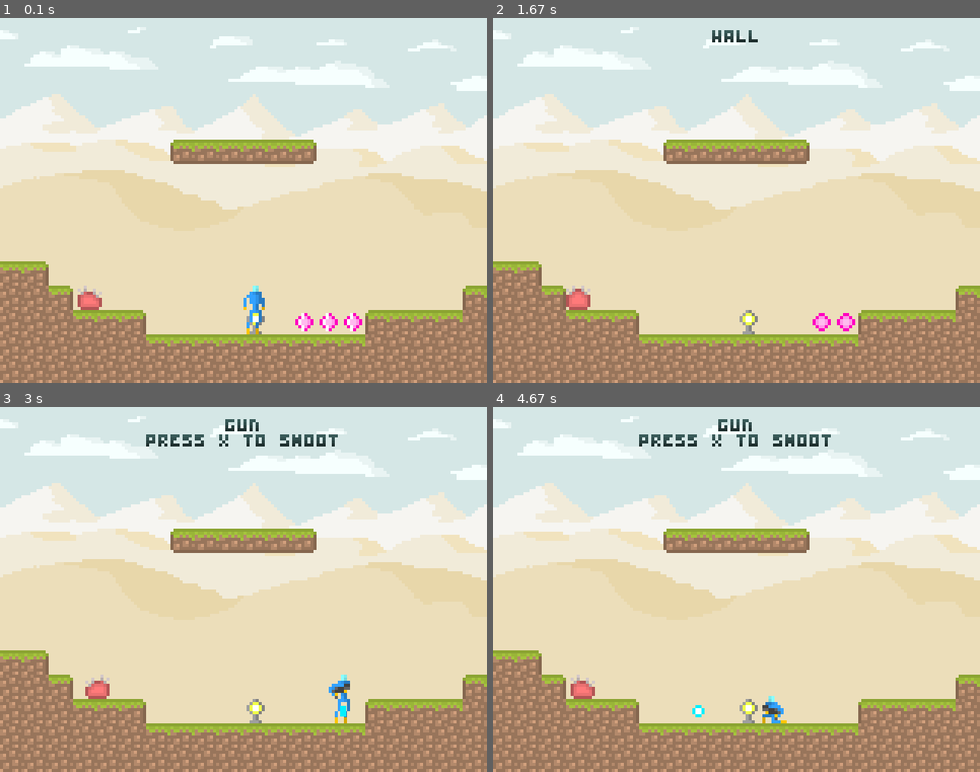
Above: before the commit, frames 1-4 (two rows, left to right).
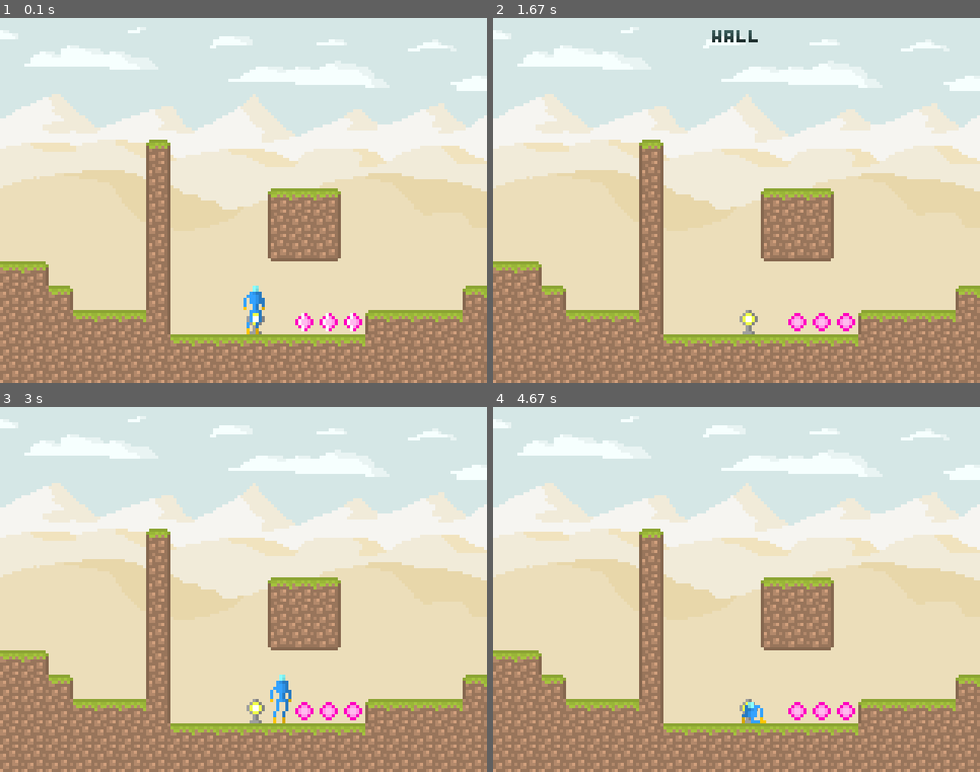
Above: after the commit, the same moments.

Repository: Panurb/explo
Game: pygame game, started from main.py
The game is run twice, just before and just after one commit, with the same random seed, the same clock (stepped at 60 frames per second) and the same inputs.
Inputs (mouse positions are in pixels of both pictures, inside the frame that each line leads up to):
- Up to frame 1 (0.1 s): no input
- Up to frame 2 (1.67 s): hold A 0.33-0.8 s; hold Right 0.33-0.8 s; move the mouse to (717, 215) at 0.37 s; hold A 0.83-1.3 s; hold Right 0.83-1.3 s; move the mouse to (892, 189) at 0.87 s; tap Space at 0.9, 1.2, 1.4 s; hold Right from 1.33 s (still down); hold D from 1.33 s (still down); move the mouse to (619, 204) at 1.37 s
- Up to frame 3 (3 s): tap Space at 1.7, 1.9, 2.23, 2.53, 2.73 s; release Right at 1.8 s; release D at 1.8 s; hold Up 1.83-2.13 s; move the mouse to (92, 534) at 1.87 s; hold Right 2.17-2.63 s; hold D 2.17-2.63 s; move the mouse to (316, 461) at 2.2 s; hold Down 2.67-2.97 s; hold S 2.67-2.97 s; move the mouse to (301, 622) at 2.7 s
- Up to frame 4 (4.67 s): hold Left 3-3.4 s; hold A 3-3.4 s; move the mouse to (746, 465) at 3.03 s; tap Space at 3.07, 3.37, 3.5, 3.9, 4.2, 4.57 s; hold Up 3.43-3.8 s; move the mouse to (561, 578) at 3.47 s; tap Left at 3.58 s; hold Right 3.83-4.47 s; hold D 3.83-4.47 s; move the mouse to (921, 728) at 3.87 s; hold Down from 4.5 s (still down); hold S from 4.5 s (still down); move the mouse to (863, 556) at 4.53 s

The runs differ from the first frame. In frame 1, 8.0% of the frame differs, in the area x 15-70%, y 33-90%; in frame 2, 8.1%; in frame 3, 9.6%, in the area x 17-75%, y 3-90%; in frame 4, 9.5%.

Commit message:
Wall jumping

Diff:
--- a/data/lvl/level.txt
+++ b/data/lvl/level.txt
@@ -38,14 +38,14 @@
 --------------------
 --------------------
 --------------------
--------GGGGGG-------
---------------------
---------------------
---------------------
---------------------
-GG------------------
-GGGc---------------G
-GGGGGG----C-204GGGGG
+------G-------------
+------G-------------
+------G----GGG------
+------G----GGG------
+------G----GGG------
+GG----G-------------
+GGG---G------------G
+GGGGGGG---C-204GGGGG
 GGGGGGGGGGGGGGGGGGGG
 GGGGGGGGGGGGGGGGGGGG
 
@@ -83,38 +83,38 @@
 GGGGGGGGGGGGGGGGGGGG
 GGGGGGGGGGGGGGGGGGGG
 
-(2, -2, sky)
---------------------
---------------------
---------------------
---------------------
---------------------
+(2, -1, sky)
+-----------------#GG
+-----------------#GG
+----------------GGGG
+-----------G--G--GGG
+--------G---------GG
+-----GG------------G
+--------------------
+---G----------------
 -------------------G
------------------#GG
------------------#GG
------------------#GG
------------------#GG
------------------#GG
------------------#GG
------------------#GG
------------------#GG
------------------#GG
-
-(-1, 1, sky)
-GGGGGGGGGGGGGGGGGGGG
-GGGGGGGGGGGGGGGGGGGG
-GGGGGGGGGGGGGGGGGGGG
-GGGGGGGGGGGGGGGGGGGG
-GGGGG---------------
-GGG-----------------
-GG------------------
---------------------
---------------------
---------------------
---------------------
-----------------RRRR
--------RRRRRRRRRRRRR
-RRRRRRRRRRRRRRRRRRRR
+----G-------------GG
+------------------GG
+-------GG------C--GG
+-----------G--GGG#GG
+--------------GGG#GG
+-----------------#GG
+
+(-2, 1, sky)
+==================GG
+================GGGG
+=====GGGGGGGGGGGGGGG
+GGGGGGGGGGGGGGGGGGGG
+GGGGGGGGGGGGGGGGGGGG
+GGGGGGGGGGGGGGGGGGGG
+G--------------GGGGG
+----------------GGGG
+--------------------
+--------------------
+--------------------
+--------------------
+-----------------C--
+RR-----c-----RRRRRRR
 RRRRRRRRRRRRRRRRRRRR
 
 (2, 1, sky)
@@ -133,142 +133,6 @@
 RRRRRRRRRRRRRRRRRRRR
 RRRRRRRRRRRRRRRRRRRR
 RRRRRRRRRRRRRRRRRRRR
-
-(3, -2, sky)
---------------------
---------------------
---------------------
---------------------
---------------------
-G-------------------
-GG------------------
-GG---------------GGG
-GG----------GG---GGG
-GGG---0---GGGG---GGG
-GGGGGGGGGGGGGGGGGGGG
-GGGGGGGGGGGGGGGGGGGG
-GGGGGGGGGGGGGGGGGGGG
-GGGGGGGGGGGGGGGGGGGG
-GGGGGGGGGGGGGGGGGGGG
-
-(2, -1, sky)
------------------#GG
------------------#GG
-----------------GGGG
------------G--G--GGG
---------G---------GG
------GG------------G
---------------------
----G----------------
--------------------G
-----G-------------GG
-------------------GG
--------GG------C--GG
------------G--GGG#GG
---------------GGG#GG
------------------#GG
-
-(1, 0, sky)
---------------------
---------------------
---------------------
---------------------
---------------------
---------------------
---------------------
---------------------
---------------------
---------------------
---------------------
-G-------------------
-GGGGG-----------GGGG
-GGGGGGGGGGG#GGGGGGGG
-GGGGGGGGGGG#GGGGGGGG
-
-(4, -2, sky)
---------------------
---------------------
---------------------
---------------------
---------------------
---------------------
---------------------
-G-------------------
-GG------------------
-GGG-----------------
-GGG-----------------
-GGGG----------------
-GGGGGG--------------
-GGGGGGGG------------
-GGGGGGGGGG----------
-
-(-2, 0, sky)
---------------------
---------------------
---------------------
---------------------
---------------------
---------------------
---------------------
---------------------
---------------------
---------------------
---------------------
-~~~~~~~~~~~~~~~~~~~~
-====================
-====================
-====================
-
-(0, 1, sky)
-GGGGGGGGGGGGGGGGGGGG
-GGGGGGGGGGGGGGGGGGGG
-GGGGGG---------GGGGG
-GGGG---------------G
-GG------------------
---------------------
---------------------
---------------------
---------------------
---------------------
------------------C-R
-RRRRR---R---R---RRRR
-RRRRR---R---R---RRRR
-RRRRR***R***R***RRRR
-RRRRRRRRRRRRRRRRRRRR
-
-(-2, 1, sky)
-==================GG
-================GGGG
-=====GGGGGGGGGGGGGGG
-GGGGGGGGGGGGGGGGGGGG
-GGGGGGGGGGGGGGGGGGGG
-GGGGGGGGGGGGGGGGGGGG
-G--------------GGGGG
-----------------GGGG
---------------------
---------------------
---------------------
---------------------
------------------C--
-RR-----c-----RRRRRRR
-RRRRRRRRRRRRRRRRRRRR
-
-(3, 1, sky)
-GGGGGGGGGGGGGGGGGGGG
-GGGGGGGGGGGGGGGGGGGG
-GGGGGGGGG-----------
---------------------
---------------------
---------------------
----------------RRRRR
-------RRR#RRRRRRRRRR
-RRRRRRRRR#RRRRRRRRRR
-RRRRRRRRR#RRRRRRRRRR
-RRRRRRRRR#RRRRRRRRRR
-RRRRRRR--#-RRRRRRRRR
-RRRRRR---#---RRRRRRR
-RRRRR----#-----RRRRR
-RRR------#------RRRR
 
 (3, -1, sky)
 GGGGGGGGGGGGGGGGGGGG
@@ -287,6 +151,40 @@
 GGGGGGG#GGGGGGGGGGGG
 GGGGGGG#GGGGGGGGGGGG
 
+(2, -2, sky)
+--------------------
+--------------------
+--------------------
+--------------------
+--------------------
+-------------------G
+-----------------#GG
+-----------------#GG
+-----------------#GG
+-----------------#GG
+-----------------#GG
+-----------------#GG
+-----------------#GG
+-----------------#GG
+-----------------#GG
+
+(1, 0, sky)
+--------------------
+--------------------
+--------------------
+--------------------
+--------------------
+--------------------
+--------------------
+--------------------
+--------------------
+--------------------
+--------------------
+G-------------------
+GGGGG-----------GGGG
+GGGGGGGGGGG#GGGGGGGG
+GGGGGGGGGGG#GGGGGGGG
+
 (4, -1, sky)
 GGGGGGGGGG----------
 GGGGGGGGGG----------
@@ -304,6 +202,125 @@
 GGGGGGGGGGGGGGGGGGGG
 GGGGGGGGGGGGGGGGGGGG
 
+(4, 0, sky)
+GGGGGGGGGGGGGGGGGGGG
+GGGGGGGGGGGGGGGGGGGG
+GGGGGGGGGGGGGGGGGGGG
+GGGGGGGGGGGGGGGGGGGG
+GGGGGGGGGGGGGGGGGGGG
+GGGGGGGGGGGGGGGGGGGG
+GGGGGGGGGGGGGGGGGGGG
+GGGGGGGGGGGGGGGGGGGG
+--------------GGGGGG
+-----------------GGG
+------------------GG
+-------------------G
+GGG----------------G
+GGGGGG-------------G
+GGGGGGG------------G
+
+(0, 1, sky)
+GGGGGGGGGGGGGGGGGGGG
+GGGGGGGGGGGGGGGGGGGG
+GGGGGG---------GGGGG
+GGGG---------------G
+GG------------------
+--------------------
+--------------------
+--------------------
+--------------------
+--------------------
+-----------------C-R
+RRRRR---R---R---RRRR
+RRRRR---R---R---RRRR
+RRRRR***R***R***RRRR
+RRRRRRRRRRRRRRRRRRRR
+
+(-1, 1, sky)
+GGGGGGGGGGGGGGGGGGGG
+GGGGGGGGGGGGGGGGGGGG
+GGGGGGGGGGGGGGGGGGGG
+GGGGGGGGGGGGGGGGGGGG
+GGGGG---------------
+GGG-----------------
+GG------------------
+--------------------
+--------------------
+--------------------
+--------------------
+----------------RRRR
+-------RRRRRRRRRRRRR
+RRRRRRRRRRRRRRRRRRRR
+RRRRRRRRRRRRRRRRRRRR
+
+(3, 1, sky)
+GGGGGGGGGGGGGGGGGGGG
+GGGGGGGGGGGGGGGGGGGG
+GGGGGGGGG-----------
+--------------------
+--------------------
+--------------------
+---------------RRRRR
+------RRR#RRRRRRRRRR
+RRRRRRRRR#RRRRRRRRRR
+RRRRRRRRR#RRRRRRRRRR
+RRRRRRRRR#RRRRRRRRRR
+RRRRRRR--#-RRRRRRRRR
+RRRRRR---#---RRRRRRR
+RRRRR----#-----RRRRR
+RRR------#------RRRR
+
+(-2, 0, sky)
+--------------------
+--------------------
+--------------------
+--------------------
+--------------------
+--------------------
+--------------------
+--------------------
+--------------------
+--------------------
+--------------------
+~~~~~~~~~~~~~~~~~~~~
+====================
+====================
+====================
+
+(3, -2, sky)
+--------------------
+--------------------
+--------------------
+--------------------
+--------------------
+G-------------------
+GG------------------
+GG---------------GGG
+GG----------GG---GGG
+GGG---0---GGGG---GGG
+GGGGGGGGGGGGGGGGGGGG
+GGGGGGGGGGGGGGGGGGGG
+GGGGGGGGGGGGGGGGGGGG
+GGGGGGGGGGGGGGGGGGGG
+GGGGGGGGGGGGGGGGGGGG
+
+(4, -2, sky)
+--------------------
+--------------------
+--------------------
+--------------------
+--------------------
+--------------------
+--------------------
+G-------------------
+GG------------------
+GGG-----------------
+GGG-----------------
+GGGG----------------
+GGGGGG--------------
+GGGGGGGG------------
+GGGGGGGGGG----------
+
 (2, 0, sky)
 -----------------#GG
 -----------------#GG
@@ -320,23 +337,6 @@
 GGGGGG--G--GGGGGGGGG
 GGGGGG**G**GGGGGGGGG
 GGGGGGGGGGGGGGGGGGGG
-
-(4, 0, sky)
-GGGGGGGGGGGGGGGGGGGG
-GGGGGGGGGGGGGGGGGGGG
-GGGGGGGGGGGGGGGGGGGG
-GGGGGGGGGGGGGGGGGGGG
-GGGGGGGGGGGGGGGGGGGG
-GGGGGGGGGGGGGGGGGGGG
-GGGGGGGGGGGGGGGGGGGG
-GGGGGGGGGGGGGGGGGGGG
---------------GGGGGG
------------------GGG
-------------------GG
--------------------G
-GGG----------------G
-GGGGGG-------------G
-GGGGGGG------------G
 
 (4, 1, sky)
 GGGGGGG------------G
--- a/imagehandler.py
+++ b/imagehandler.py
@@ -79,19 +79,16 @@
         ['crouch', 8],
         ['jump', 3],
         ['climb', 6],
+        ['wall_hug', 1],
         ['explode', 5],
-        ['sword_idle', 8],
-        ['sword_walk', 12],
-        ['sword_jump', 3],
-        ['sword_attack', 5],
-        ['sword_crouch', 1],
-        ['sword_crouch_attack', 5],
         ['gun_idle', 8],
         ['gun_walk', 12],
         ['gun_jump', 3],
         ['gun_attack', 3],
+        ['gun_up', 1],
         ['gun_crouch', 1],
-        ['gun_crouch_attack', 3]
+        ['gun_crouch_attack', 3],
+        ['gun_wall_hug', 1]
     ],
     'player_gibs': [
         ['head', 1],
@@ -105,6 +102,7 @@
         ['crouch', 1],
         ['jump', 3],
         ['climb', 6],
+        ['wall_hug', 1],
         ['explode', 1]
     ],
     'powerup': [
--- a/physicsobject.py
+++ b/physicsobject.py
@@ -118,8 +118,8 @@
         if not helpers.outside_screen(self.rect) and helpers.speed(self.dx, self.dy) > 0.5 * helpers.SCALE:
             particle = Particle(self.rect.x, self.rect.y, 0, 0, 'blood', False)
             self.trail.add(particle)
+            self.animate()
         self.trail.update(room)
-        self.animate()
 
     def draw(self, screen, img_hand):
         self.trail.draw(screen, img_hand)
--- a/player.py
+++ b/player.py
@@ -77,10 +77,26 @@
 
         self.moving = False
         self.climbing = False
+        self.sliding = False
 
     def update(self, room):
         self.move_x(room)
         self.move_y(room)
+
+        collider_right = pygame.sprite.Sprite()
+        collider_right.rect = pygame.Rect(self.rect.right, self.rect.y, 1, self.rect.height)
+        collider_left = pygame.sprite.Sprite()
+        collider_left.rect = pygame.Rect(self.rect.left - 1, self.rect.y, 1, self.rect.height)
+        if pygame.sprite.spritecollide(collider_right, room.walls, False):
+            if not self.grounded and self.dir == 'right':
+                self.flip()
+            self.walled = True
+        elif pygame.sprite.spritecollide(collider_left, room.walls, False):
+            if not self.grounded and self.dir == 'left':
+                self.flip()
+            self.walled = True
+        else:
+            self.walled = False
 
         self.apply_damage(room)
         self.apply_saving(room)
@@ -105,7 +121,7 @@
 
         self.text.update()
 
-        self.change_room(room)
+        self.change_room()
 
     def apply_ladders(self, room):
         collided = False
@@ -133,6 +149,7 @@
     def input(self, input_hand, room):
         self.moving = False
         self.climbing = False
+        self.sliding = False
 
         keys_down = input_hand.keys_down
 
@@ -163,6 +180,8 @@
                 if not keys_down[pygame.K_LEFT] and not keys_down[pygame.K_RIGHT]:
                     self.crouch()
                 self.climb(self.speed['ladder'], room)
+                if self.walled:
+                    self.sliding = True
             if keys_down[pygame.K_a]:
                 self.jump()
             if keys_down[pygame.K_s]:
@@ -197,6 +216,8 @@
                         self.sprite_body.play('climb')
                     else:
                         self.sprite_body.pause()
+                elif self.walled:
+                    self.sprite_body.play('wall_hug')
                 else:
                     if self.dy < 0:
                         self.sprite_body.play_once('jump', 0)
@@ -245,6 +266,8 @@
                     self.sprite_legs.play('climb')
                 else:
                     self.sprite_legs.pause()
+            elif self.walled:
+                self.sprite_legs.play('wall_hug')
             else:
                 if self.dy < 0:
                     self.sprite_legs.play_once('jump', 0)
@@ -321,7 +344,7 @@
                 if p.ability == 'sword' or p.ability == 'gun':
                     self.weapon = p.ability
 
-    def change_room(self, room):
+    def change_room(self):
         window_rect = pygame.Rect(0, 0, helpers.WIDTH, helpers.HEIGHT)
         if not window_rect.collidepoint(self.rect.center):
             self.bullets.empty()
@@ -355,7 +378,7 @@
 
     def apply_gravity(self):
         if self.alive and not self.laddered:
-            if self.walled and self.abilities['wall jump']:
+            if self.walled and self.abilities['wall jump'] and not self.sliding:
                 self.dy += helpers.GRAVITY / 2
                 self.dy = min(self.dy, self.speed['wall'])
             elif not self.jump_buffer and self.dy < 0:
@@ -376,10 +399,10 @@
                 if not self.crouched:
                     self.dx = max(speed, self.dx - acceleration)
         if speed > 0:
-            if self.dir == 'left':
+            if self.dir == 'left' and not self.walled:
                 self.flip()
         elif speed < 0:
-            if self.dir == 'right':
+            if self.dir == 'right' and not self.walled:
                 self.flip()
 
     def climb(self, speed, room):
@@ -399,7 +422,6 @@
             self.dir = 'left'
         elif self.dir == 'left':
             self.dir = 'right'
-        self.walled = False
 
     def jump(self):
         if not self.jump_buffer or self.crouched:
@@ -416,12 +438,11 @@
             self.laddered = False
         elif self.walled and self.abilities['wall jump']:
             if self.dir == 'left':
+                self.dx = -self.speed['run']
+            elif self.dir == 'right':
                 self.dx = self.speed['run']
-            elif self.dir == 'right':
-                self.dx = -self.speed['run']
             self.dy = self.jump_height['wall']
             self.jump_buffer = False
-            self.walled = False
         elif self.abilities['double jump'] and self.jump_count < 2:
             self.dy = self.jump_height['double']
             self.jump_count = 2
@@ -501,9 +522,6 @@
 
         if collisions:
             self.dx = 0
-            self.walled = True
-        else:
-            self.walled = False
 
     def move_y(self, room):
         self.rect.move_ip(0, self.dy)
@@ -526,6 +544,8 @@
         if collisions:
             self.dy = helpers.GRAVITY
         else:
+            if self.grounded and self.walled:
+                self.flip()
             self.grounded = False
 
         if not self.laddered:
Binary file changed: data/img/player_body.png
Binary file changed: data/img/player_legs.png
Not shown, changed: data/img/wip/player.xcf
